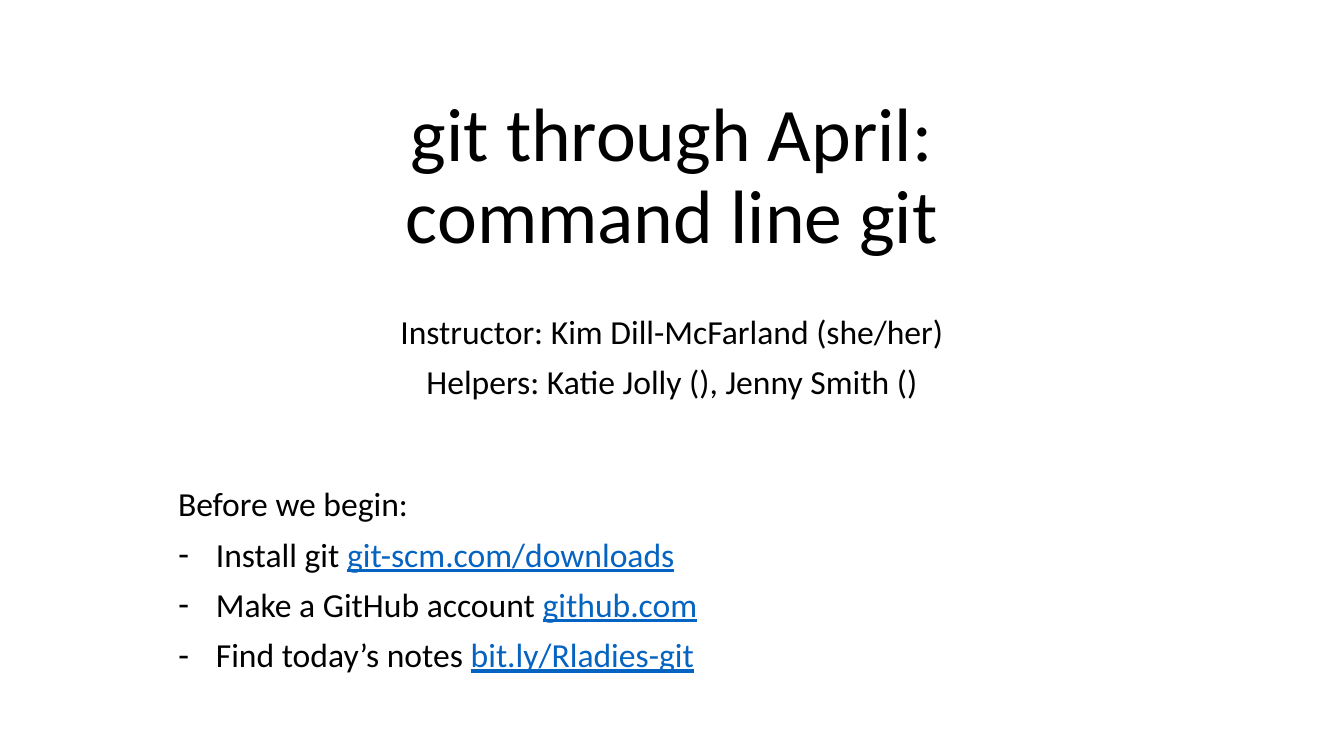
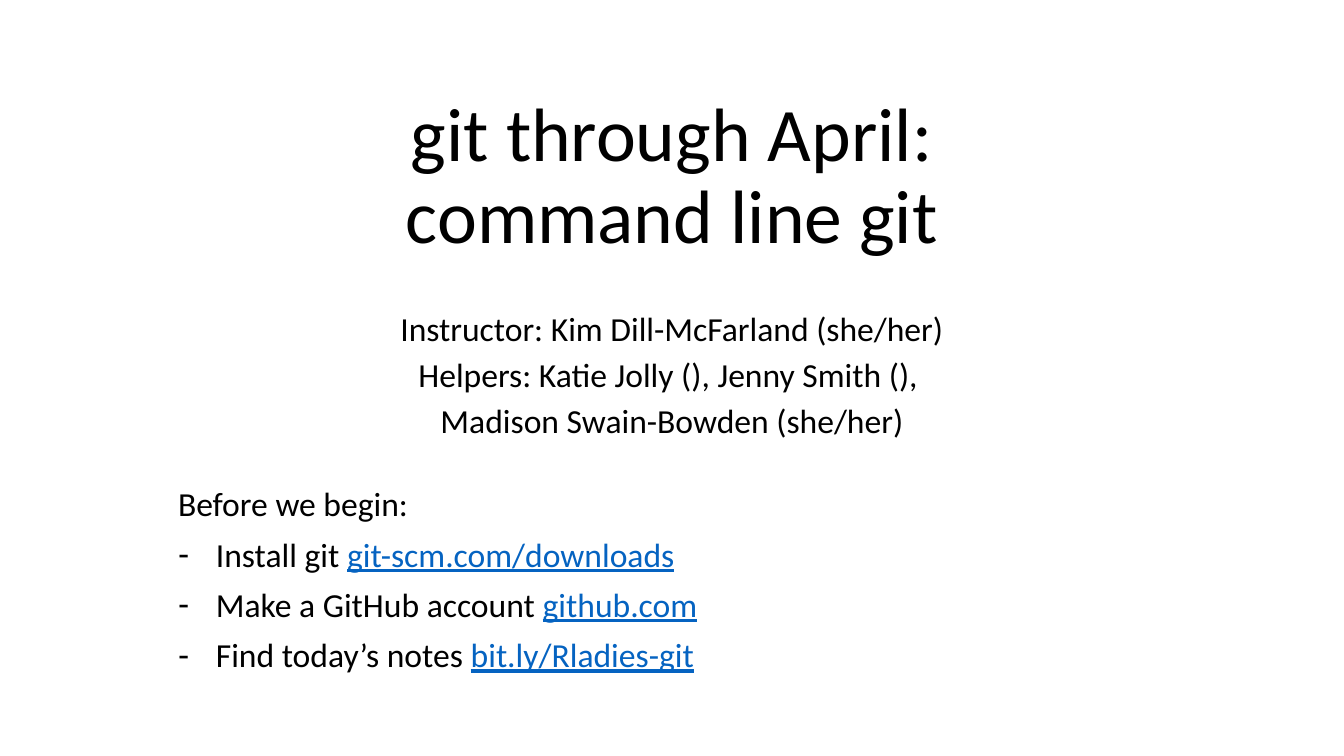
Before and after one commit to kdillmcfarland/2021-04-02-r-ladies-seattle-online, a slide deck: slide 1 of _episodes/R-ladies/2021-04_setup.pptx. Drawn at 1344x756 pixels with LibreOffice and Linux fonts; fonts in the diff are those of the drawing. Boxes give left, top, right and bottom in pixels: in the first picture for what was removed or moved away, otherwise in the second. Text is boxed around its words. In the diff, an @@ line names an element or a change of style, - is before the commit and + after.

```diff
--- a/_episodes/R-ladies/2021-04_setup.pptx
+++ b/_episodes/R-ladies/2021-04_setup.pptx
@@ subtitle at [400,316,943,346]: line spacing 0.9 to 0.8 @@
@@ subtitle at [418,363,903,438]: text changed @@
-Helpers: Katie Jolly (), Jenny Smith ()
+Helpers: Katie Jolly (), Jenny Smith (),
+Madison Swain-Bowden (she/her)
```
Also in this commit, not shown: 3 other slides changed, 1 slide added.
